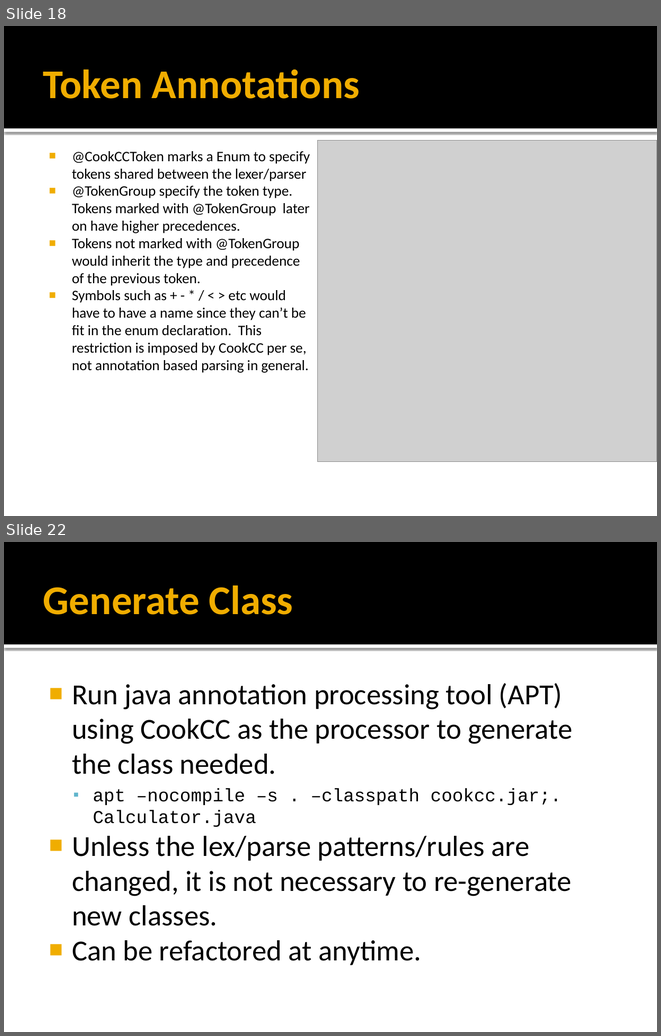
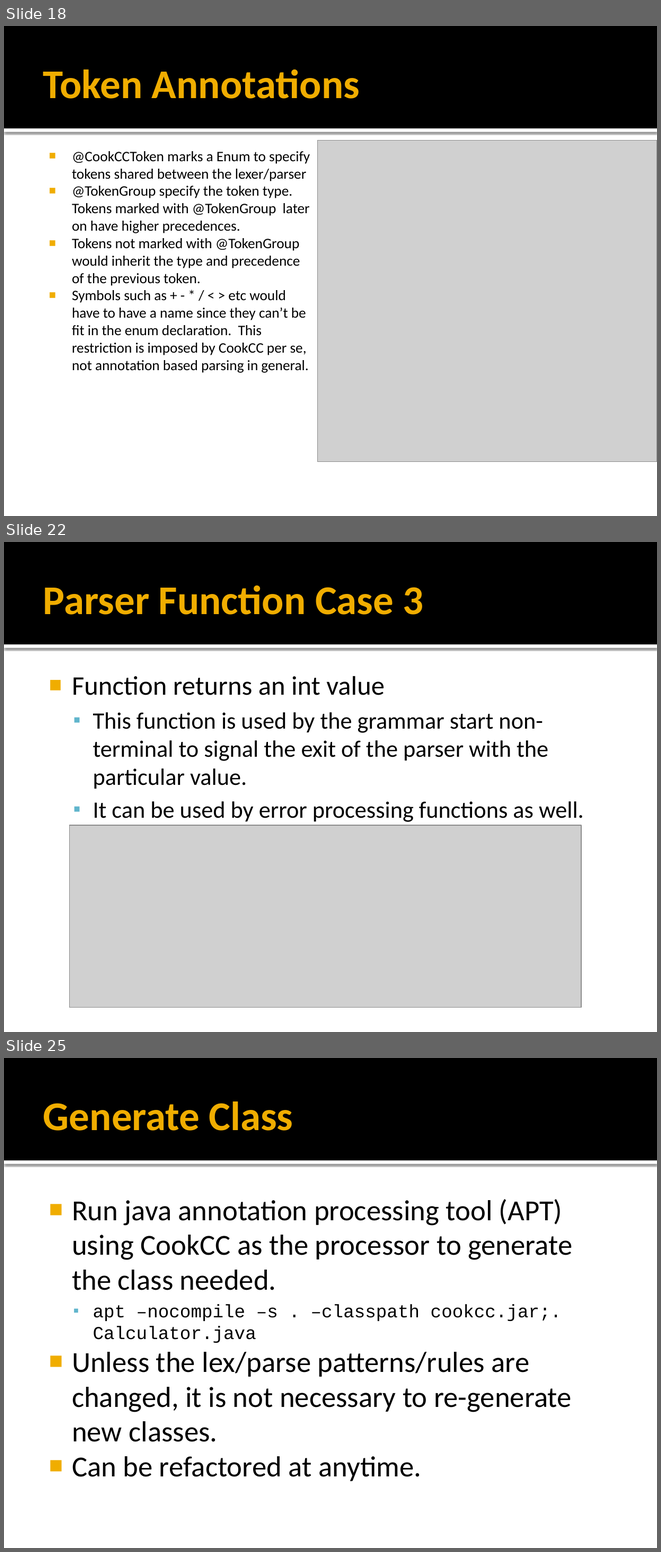
Before and after one commit to coconut2015/cookcc, a slide deck: trunk/doc/CookCC.pptx. Shown one above the other, each under a label of ours: slides 18 and 22 before the commit, slides 18, 22 and 25 after it; the slides between them are not shown. The pictures are 661x1036 and 661x1552 pixels, drawn with LibreOffice and Linux fonts; fonts in the diff are those of the drawing; grey boxes stand for pictures. Boxes give left, top, right and bottom in pixels: in the first picture for what was removed or moved away, otherwise in the second. Text is boxed around its words. In the diff, an @@ line names an element or a change of style, - is before the commit and + after.

Commit message:
update 3 cases for parsers.

```diff
--- a/trunk/doc/CookCC.pptx
+++ b/trunk/doc/CookCC.pptx
@@ slide 22 added at [4, 542, 657, 1032], background #FFFFFF; not listed: 2 template elements that a slide beside it also shows @@
@@ title added at [43, 585, 424, 615], 45 pt, text #F0AD00, bold @@
+Parser Function Case 3
@@ text added at [72, 676, 584, 822], 25.9 pt, text #000000 @@
+■ Function returns an int value
+  ▪ This function is used by the grammar start non-terminal to signal the exit of the parser with the particular value.
+  ▪ It can be used by error processing functions as well.
@@ picture added at [69, 824, 581, 1007] @@
@@ what was slide 22 is now slide 25 @@
```
Also in this commit, not shown: 7 slides changed, 2 other slides added, 1 other file.
